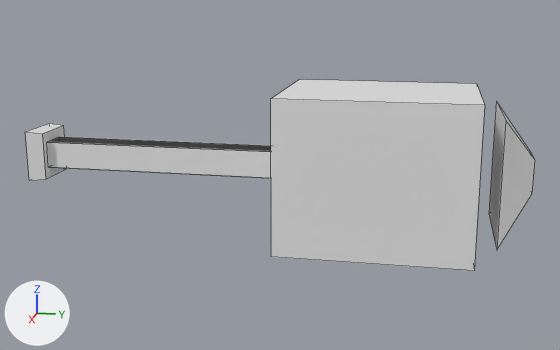
A saved change to the FBX model models/rough/exports/gaussmeter.fbx.
Camera for both pictures: a 50 mm lens placed at (3.026, 0.652, 0.701), pointed at (0.005, 0.048, -0.054). Lighting does not change. The marker at lower left points along +X, +Y and +Z. Mesh edges are drawn as thin lines. Vertices at the same position are counted once.

The older version as bpy lines, for what is in view:
```python
me_立方体_004 = bpy.data.meshes.new('立方体.004')
me_立方体_004.from_pydata(...)  # 40 vertices, 30 faces; spans x -0.3..0.3, y -1.01..1.03, z -0.3..0.3
# before: 0 (-0.3, 0.82, 0.3) at pixel (476, 83), 1 (-0.3, 0.82, -0.3), 2 (0.3, 0.82, 0.3) at pixel (484, 105), 3 (0.3, 0.82, -0.3) at pixel (474, 270), 4 (-0.24, 0.9, 0.24) at pixel (496, 100)
# before: 5 (-0.24, 0.9, -0.24) at pixel (488, 213), 6 (0.24, 0.9, 0.24) at pixel (505, 120), 7 (0.24, 0.9, -0.24) at pixel (496, 250), 28 (0.3, 0.07, -0.3) at pixel (271, 256), 29 (0.3, 0.07, 0.3) at pixel (270, 98)
# before: 30 (-0.3, 0.07, -0.3), 31 (-0.3, 0.07, 0.3) at pixel (299, 79)
ob_gaussmeter = bpy.data.objects.new('gaussmeter', me_立方体_004)
ob_gaussmeter.location = (0.0, 0.0, 0.0)
```
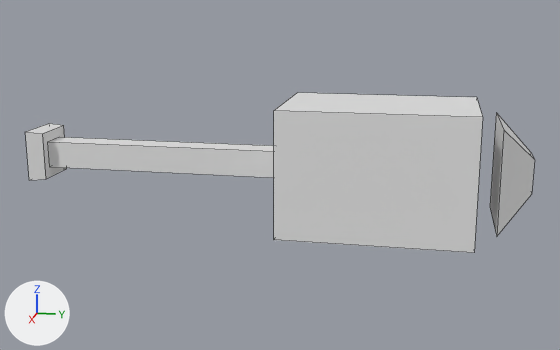
Boxes (x1, y1, x2, y2) around the edits, measured in the pictures (560 x 350 px; the box of a moved part takes in the faces that stretch with it):
'gaussmeter', reshaped (17% shorter): before (26, 79, 535, 271); after (26, 93, 535, 253)
part 1 of me_立方体_004, deleted: before (48, 137, 271, 178)
part 2 of me_立方体_004, moved or reshaped: before (271, 79, 535, 271); after (274, 93, 535, 253)

The change, as a diff of the scene's bpy script:
```diff
--- a/models/rough/exports/gaussmeter.fbx.py
+++ b/models/rough/exports/gaussmeter.fbx.py
@@ me_立方体_004 @@
 me_立方体_004.from_pydata(...)  # 40 vertices, 30 faces; spans x -0.3..0.3, y -1.01..1.03, z -0.3..0.3
 # used by ob_gaussmeter; location = (0.0, 0.0, 0.0)
 # verts and faces of me_立方体_004; kept vertices keep their numbers, new ones are numbered from 40
+# me_立方体_004 part 1: the loose piece of 8 vertices spanning x -0.05..0.06, y -0.95..0.11, z -0.06..0.05 is deleted
+# me_立方体_004 part 2
+verts[0] = (-0.25, 0.82, 0.25)  # moved, pixel (476, 97)
+verts[31] = (-0.25, 0.07, 0.25)  # moved, pixel (297, 92)
+verts[1] = (-0.25, 0.82, -0.25)  # moved
+verts[30] = (-0.25, 0.07, -0.25)  # moved
+verts[2] = (0.25, 0.82, 0.25)  # moved, pixel (482, 117)
+verts[29] = (0.25, 0.07, 0.25)  # moved, pixel (273, 110)
+verts[3] = (0.25, 0.82, -0.25)  # moved, pixel (474, 252)
+verts[28] = (0.25, 0.07, -0.25)  # moved, pixel (273, 239)
+verts[4] = (-0.2, 0.9, 0.2)  # moved, pixel (496, 112)
+verts[5] = (-0.2, 0.9, -0.2)  # moved, pixel (489, 206)
+verts[6] = (0.2, 0.9, 0.2)  # moved, pixel (503, 129)
+verts[7] = (0.2, 0.9, -0.2)  # moved, pixel (496, 236)
```
